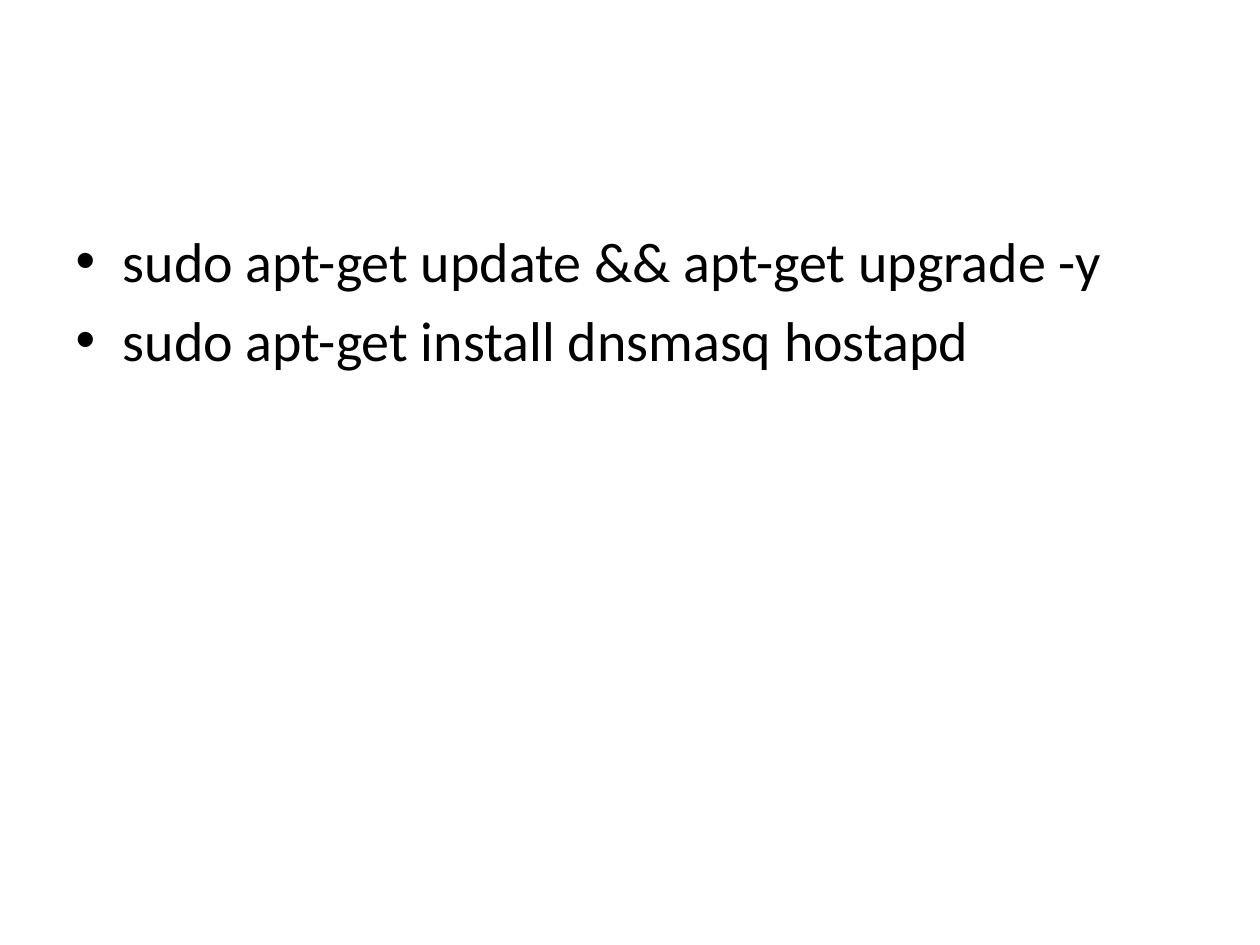
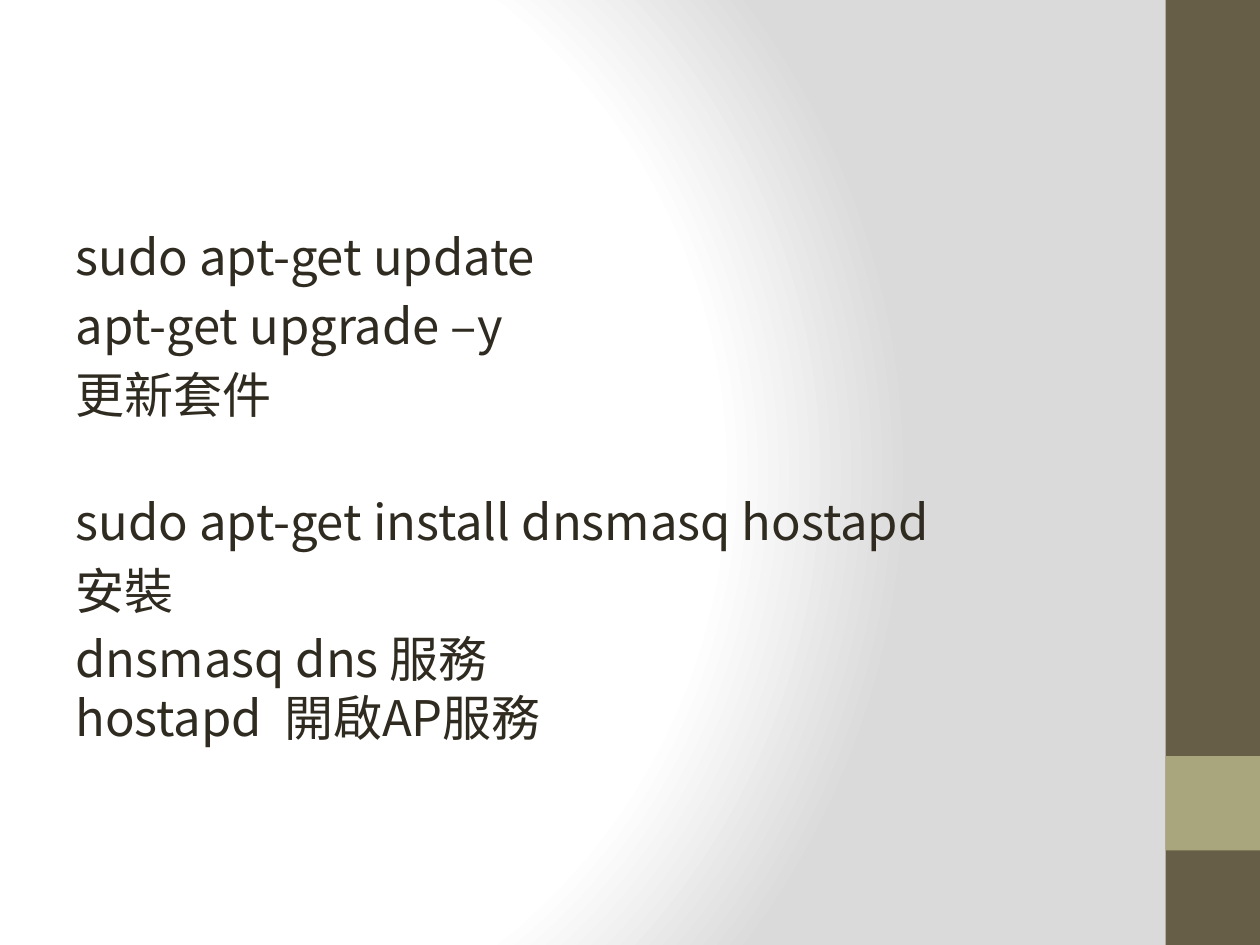
Before and after one commit to krnick/AP_MODE, a slide deck: slide 2 of 設定wifi ap_repeater.pptx. Drawn at 1260x945 pixels with LibreOffice and Linux fonts; fonts in the diff are those of the drawing. Boxes give left, top, right and bottom in pixels: in the first picture for what was removed or moved away, otherwise in the second. Text is boxed around its words. In the diff, an @@ line names an element or a change of style, - is before the commit and + after.

```diff
--- a/設定wifi ap_repeater.pptx
+++ b/設定wifi ap_repeater.pptx
@@ background #FFFFFF to gradient #FFFFFF to #DADADA @@
@@ rectangle added at (1166,0,1260,945), fill #675E47 @@
@@ text at (76,236,535,417): text changed; size 32 to 28 pt; font Calibri to Noto Sans CJK SC; text colour #000000 to #2F2B20 @@
-• sudo apt-get update && apt-get upgrade -y
+sudo apt-get update
+apt-get upgrade –y
+更新套件
@@ text at (76,501,929,553): size 32 to 28 pt, font Calibri to Noto Sans CJK SC, text colour #000000 to #2F2B20 in "sudo apt-get install dnsmasq hostapd"; bullet • to none @@
@@ text at (76,567,541,748): paragraphs added @@
+安裝
+dnsmasq dns 服務
+hostapd 開啟AP服務
@@ rectangle added at (1166,756,1260,850), fill #A9A57C @@
```
Also in this commit, not shown: 17 other slides changed.
